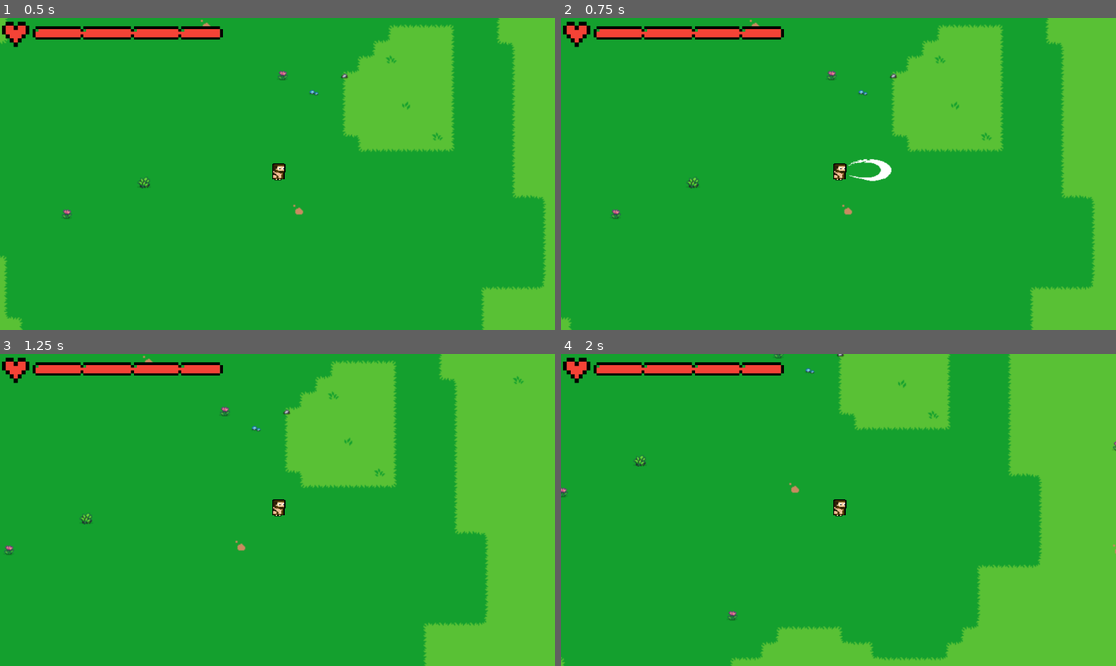
Above: before the commit, frames 1-4 (two rows, left to right).
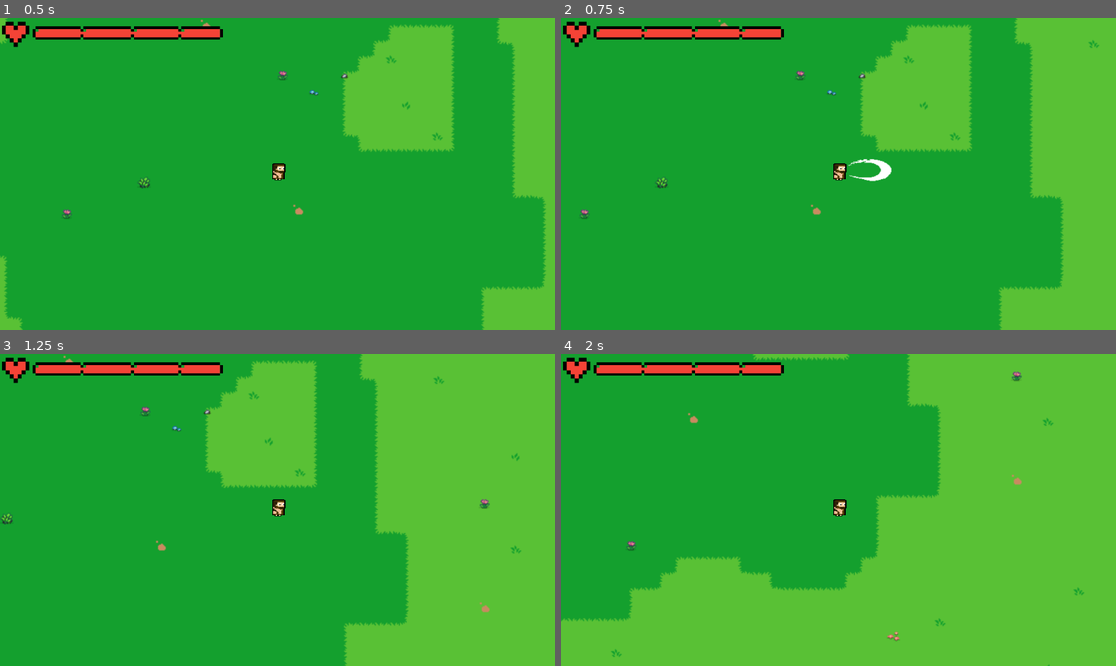
Above: after the commit, the same moments.

Repository: real-name-hidden-bit/bonk-souls-v.01
Game: Godot game, scene res://node_2d.tscn
Same seed, same stepped clock (60 frames per second), same inputs: the game is played once before the commit and once after it.
Inputs:
- Up to frame 1 (0.5 s): no input
- Up to frame 2 (0.75 s): tap Enter (ui_accept) at 0.5 s; hold Right (ui_right) from 0.53 s (still down); tap Z (attack) at 0.6 s
- Up to frame 3 (1.25 s): keep holding Right (ui_right); tap Enter (ui_accept) at 0.77, 0.8, 1.07 s
- Up to frame 4 (2 s): release Right (ui_right) at 1.28 s; hold Down (ui_down) from 1.28 s (still down); tap Enter (ui_accept) at 1.35, 1.52, 1.82 s; tap Z (attack) at 1.55 s

Frame 1 is identical in both runs. In frame 2, 11% of the frame differs, in the area x 0-97%, y 0-100%; in frame 3, 23%; in frame 4, 34%, in the area x 0-100%, y 0-100%.

Commit message:
EnemyRageandPLayerDash

Diff:
--- a/Scenes/Enemy/enemy.tscn
+++ b/Scenes/Enemy/enemy.tscn
@@ -86,6 +86,9 @@
 radius = 89.99748
 height = 184.0
 
+[sub_resource type="CircleShape2D" id="CircleShape2D_2t2r4"]
+radius = 11.538461
+
 [sub_resource type="CapsuleShape2D" id="CapsuleShape2D_4gyqm"]
 radius = 95.0
 height = 190.0
@@ -107,9 +110,9 @@
 
 [node name="Hurtbox" type="Area2D" parent="." unique_id=1146931299]
 
-[node name="CollisionShape2D" type="CollisionPolygon2D" parent="Hurtbox" unique_id=1984238053]
-position = Vector2(-526.5, -320.99997)
-polygon = PackedVector2Array(489, 237, 565, 237, 565, 247, 586, 247, 587, 257, 597, 257, 597, 266, 608, 266, 608, 286, 620, 286, 620, 355, 609, 355, 609, 375, 598, 375, 598, 384, 587, 384, 587, 395, 565, 394, 565, 404, 490, 404, 490, 394, 468, 394, 468, 384, 457, 384, 457, 375, 446, 375, 446, 355, 435, 355, 435, 286, 446, 286, 446, 266, 457, 266, 457, 257, 468, 257, 468, 247, 490, 247)
+[node name="CollisionShape2D2" type="CollisionShape2D" parent="Hurtbox" unique_id=1166965076]
+scale = Vector2(7.8, 7.520001)
+shape = SubResource("CircleShape2D_2t2r4")
 
 [node name="Hitbox" type="Area2D" parent="." unique_id=419438933]
 
--- a/Scenes/Player/player.gd
+++ b/Scenes/Player/player.gd
@@ -12,32 +12,38 @@
 const SPEED = 300.0
 var lives: int = 4
 var is_attacking: bool = false
+var is_dashing: bool = false
 
 func _ready() -> void:
-	# Hide weapon and disable hitbox on startup
 	weapon_sprite.hide()
 	weapon_hitbox.disabled = true
 
-	# Connect signals for the active frames logic
 	weapon_sprite.animation_finished.connect(_on_attack_finished)
 	weapon_sprite.frame_changed.connect(_on_weapon_frame_changed)
 
 func _physics_process(delta: float) -> void:
-	# Only allow movement and aiming if the player is NOT currently attacking
 	if not is_attacking:
+		if Input.is_action_just_pressed("ui_accept") and not is_dashing:
+			perform_dash()
+
+		var active_speed = SPEED
+		if is_dashing:
+			active_speed = SPEED * 3.0
+
+		# --- MOVEMENT ---
 		var altitude := Input.get_axis("ui_up", "ui_down")
 		if altitude:
-			velocity.y = altitude * SPEED
+			velocity.y = altitude * active_speed
 		else:
-			velocity.y = move_toward(velocity.y, 0, SPEED)
+			velocity.y = move_toward(velocity.y, 0, active_speed)
 
 		var direction := Input.get_axis("ui_left", "ui_right")
 		if direction:
-			velocity.x = direction * SPEED
+			velocity.x = direction * active_speed
 		else:
-			velocity.x = move_toward(velocity.x, 0, SPEED)
+			velocity.x = move_toward(velocity.x, 0, active_speed)
 
-		# --- FACING DIRECTION (Player Sprites) ---
+		# --- FACING DIRECTION ---
 		if Input.is_action_pressed("ui_left"):
 			left.visible = true
 			right.visible = false
@@ -55,10 +61,20 @@
 			perform_attack()
 
 	else:
-		# If the player is attacking, stop their momentum quickly
 		velocity = velocity.move_toward(Vector2.ZERO, SPEED)
 
 	move_and_slide()
+
+# --- DASH LOGIC ---
+
+func perform_dash() -> void:
+	is_dashing = true
+
+	# The code pauses here for exactly 0.2 seconds while the player zooms away
+	await get_tree().create_timer(0.2).timeout
+
+	# After 0.2 seconds, turn the dash off so speed goes back to normal
+	is_dashing = false
 
 # --- WEAPON LOGIC ---
 
@@ -77,7 +93,6 @@
 	if not is_attacking:
 		return
 
-	# Turns the damage hitbox ON during frames 3, 4, and 5
 	if weapon_sprite.frame >= 3 and weapon_sprite.frame <= 5:
 		weapon_hitbox.disabled = false
 	else:
@@ -88,21 +103,22 @@
 func take_damage(attacker_position: Vector2) -> void:
 	lives -= 1
 	print("Player hit! Lives remaining: ", lives)
+
+	# Update the UI Life Bar
 	var life_bar = get_tree().get_first_node_in_group("lifebar")
 	if life_bar:
-		life_bar.value = lives
+		life_bar.value = lives + 1
 
-	# Check X (Left / Right)
+	# Simple X/Y Instant Hop Knockback
 	if attacker_position.x < global_position.x:
-		position.x += 30 # Enemy is left, hop right
+		position.x += 30
 	else:
-		position.x -= 30 # Enemy is right, hop left
+		position.x -= 30
 
-	# Check Y (Up / Down)
 	if attacker_position.y < global_position.y:
-		position.y += 30 # Enemy is above, hop down
+		position.y += 30
 	else:
-		position.y -= 30 # Enemy is below, hop up
+		position.y -= 30
 
 	if lives <= 0:
 		print("Game Over!")
--- a/Scripts/enemy.gd
+++ b/Scripts/enemy.gd
@@ -1,11 +1,11 @@
 extends CharacterBody2D
 
 @onready var animated_sprite: AnimatedSprite2D = $AnimatedSprite2D
-@onready var character_body_2d: CharacterBody2D = $"../Player" # player
+@onready var character_body_2d: CharacterBody2D = $"../Player"
 @onready var nav: NavigationAgent2D = $NavigationAgent2D
 
-var hp: int = 50
-var speed = 150 # new
+var hp: int = 20
+var speed = 150
 
 func _ready() -> void:
 	# Start the walking animation immediately
@@ -49,7 +49,6 @@
 func _on_hurtbox_area_entered(area: Area2D) -> void:
 	# Make sure the thing hitting us has the "weapon" nametag
 	if area.is_in_group("weapon"):
-		# Using area.global_position prevents the 'owner' crash!
 		take_damage(area.global_position)
 
 # 2. This triggers when the enemy's Hitbox touches the player's body
@@ -61,6 +60,11 @@
 func take_damage(attacker_position: Vector2) -> void:
 	hp -= 1
 	print("Enemy HP: ", hp)
+
+	if hp <= 10:
+		speed = 350
+		animated_sprite.speed_scale = 2.0
+
 	$BonkSound.play()
 	animated_sprite.modulate = Color.RED
 
